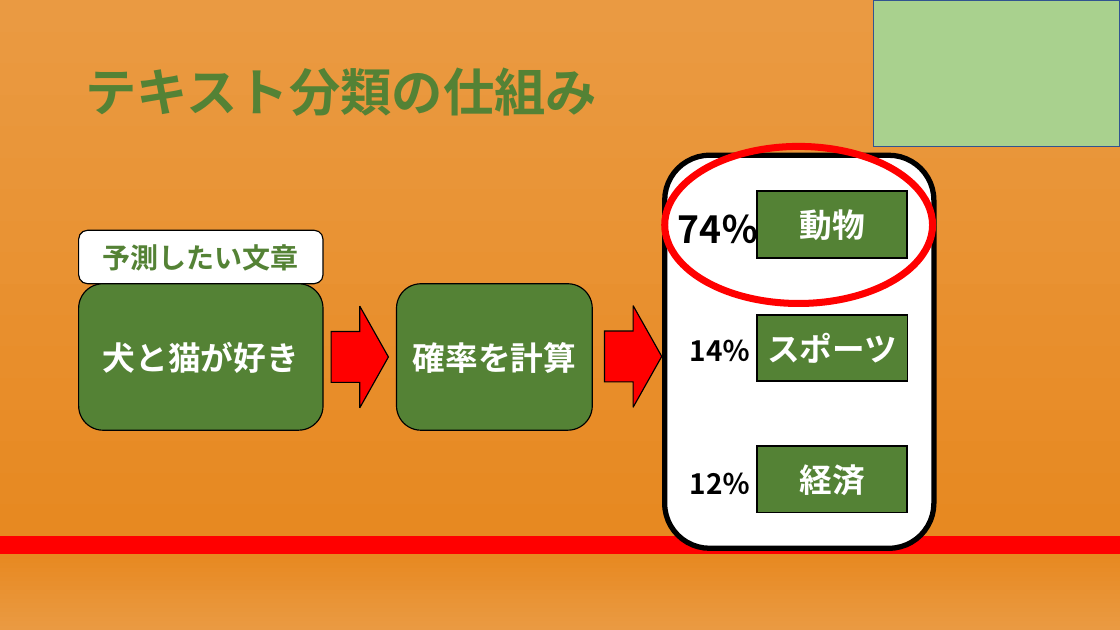
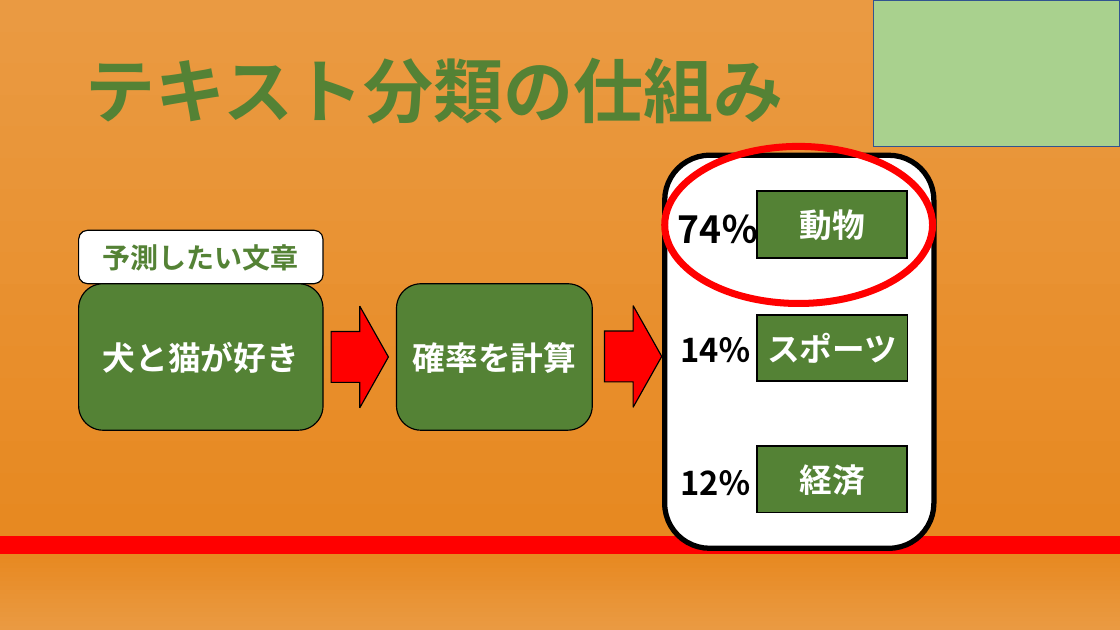
Before and after one commit to RikiishiSuzunosuke/AIspeaker_yosie, a slide deck: slide 15 of presentation/AIスピーカー開発_2.pptx. Drawn at 1120x630 pixels with LibreOffice and Linux fonts; fonts in the diff are those of the drawing. Boxes give left, top, right and bottom in pixels: in the first picture for what was removed or moved away, otherwise in the second. Text is boxed around its words. In the diff, an @@ line names an element or a change of style, - is before the commit and + after.

```diff
--- a/presentation/AIスピーカー開発_2.pptx
+++ b/presentation/AIスピーカー開発_2.pptx
@@ title "テキスト分類の仕組み" at (85,58,783,124): size 44 to 60 pt @@
@@ text "14％" at (680,337,751,363): size 24 to 28 pt @@
@@ text "14％": place and size @@
-text "14％" at (690,339,751,361)
+text "14％" at (680,337,751,363)
@@ text "12％": place and size @@
-text "12％" at (690,472,751,494)
+text "12％" at (680,470,751,496)
@@ text "12％" at (680,470,751,496): size 24 to 28 pt @@
```
Also in this commit, not shown: 22 other slides changed, 1 slide added, 1 other file.
